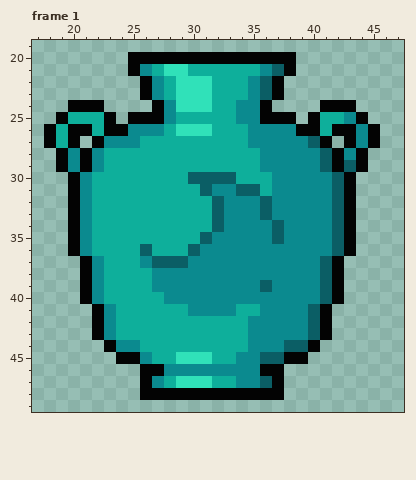
Pixel-art file: graphics/small_vase.aseprite. The picture above is the old version.
64x64 pixels, 6 frames. Shown: frame 1: x 17..47, y 19..49.
The result:
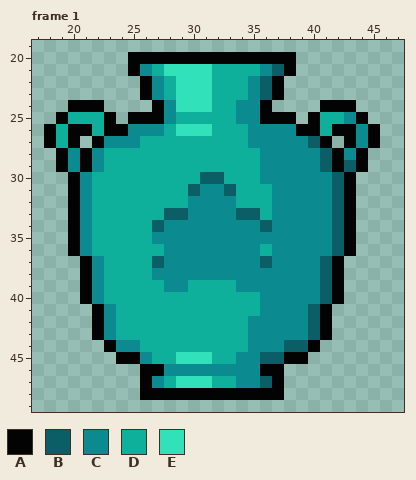
Palette (. is transparent): A #030303  B #0b5e65  C #0b8a8f  D #0eaf9b  E #30e1b9
Change:
Frame 1:
y 21: x 30..31 DD -> EE
y 30: x 30 B -> D; x 33 B -> D; x 36 D -> C
y 31: x 30..31 DB -> BC; x 33..35 CBB -> BDD
y 32: x 30..32 DDB -> CCC; x 34..36 CCB -> DDD
y 33: x 28..32 DDDDB -> BBCCC; x 34..36 CCB -> BBD
y 34: x 27..32 DDDDDB -> BCCCCC; x 36..37 CB -> BC
y 35: x 27..31 DDDDB -> CCCCC; x 37 B -> C
y 36: x 26 B -> D; x 28..30 DDB -> CCC; x 36 C -> D
y 37: x 26 C -> D; x 28..29 BB -> CC; x 36 C -> B
y 39: x 27 C -> D; x 30..33 CCCC -> DDDD; x 36 B -> C
y 40: x 28..35 CCCCCCCC -> DDDDDDDD
y 41: x 30..33 CCCC -> DDDD
Changed places in both pictures, as pixel boxes (x1, y1, x2, y2):
changed: (188, 64, 212, 76)
changed: (140, 172, 284, 316)
